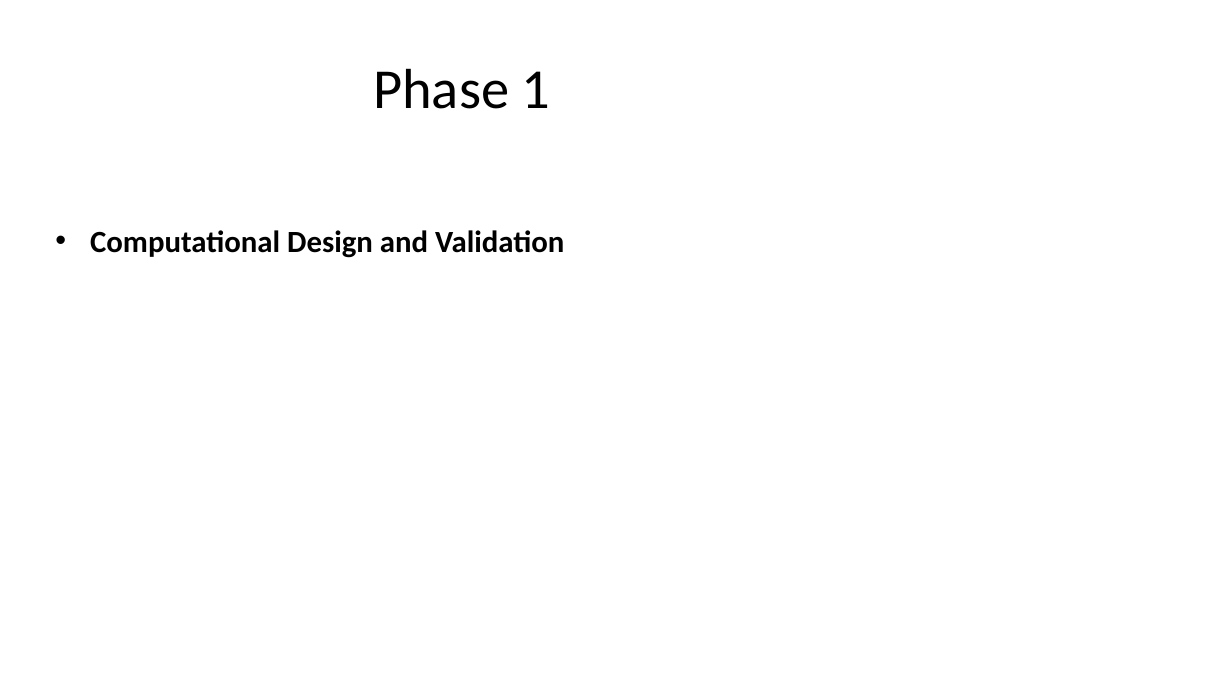
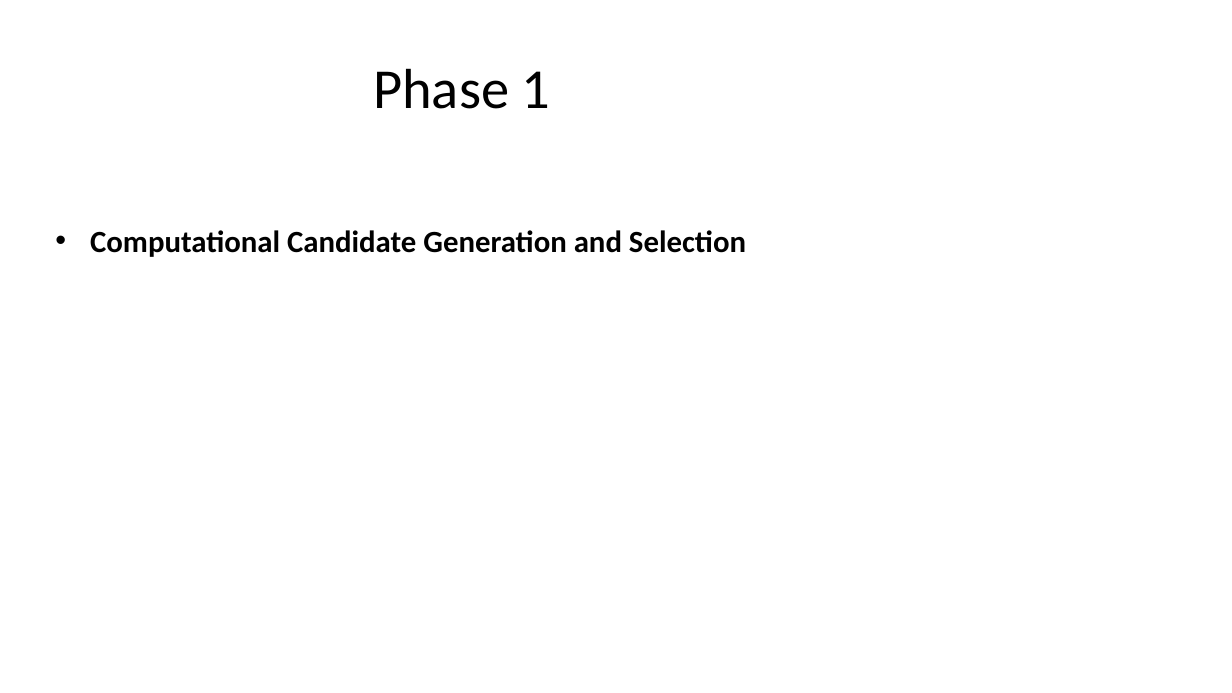
Before and after one commit to naryzach/PhD-Research, a slide deck: slide 12 of Demonstrations/Presentations/De_Novo_Binder_Generation/De_Novo_Binder_Skeleton.pptx (slide 6 before the commit). Drawn at 1232x693 pixels with LibreOffice and Linux fonts; fonts in the diff are those of the drawing. Boxes give left, top, right and bottom in pixels: in the first picture for what was removed or moved away, otherwise in the second. Text is boxed around its words. In the diff, an @@ line names an element or a change of style, - is before the commit and + after.

```diff
--- a/Demonstrations/Presentations/De_Novo_Binder_Generation/De_Novo_Binder_Skeleton.pptx
+++ b/Demonstrations/Presentations/De_Novo_Binder_Generation/De_Novo_Binder_Skeleton.pptx
@@ text at [90, 230, 746, 257]: text changed @@
-• Computational Design and Validation
+• Computational Candidate Generation and Selection
```
Also in this commit, not shown: 5 other slides changed, 46 slides added, 7 slides removed, 3 other files.
